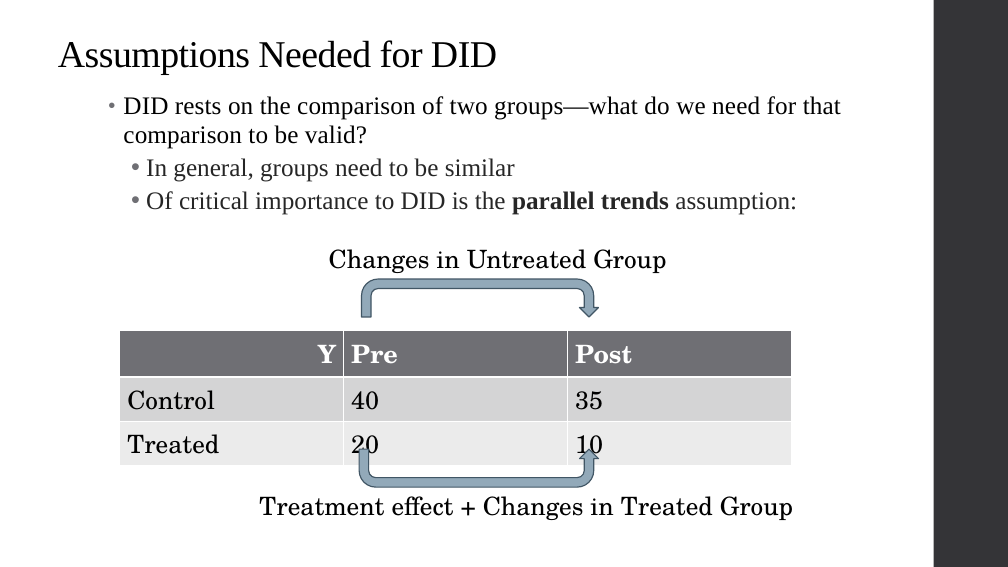
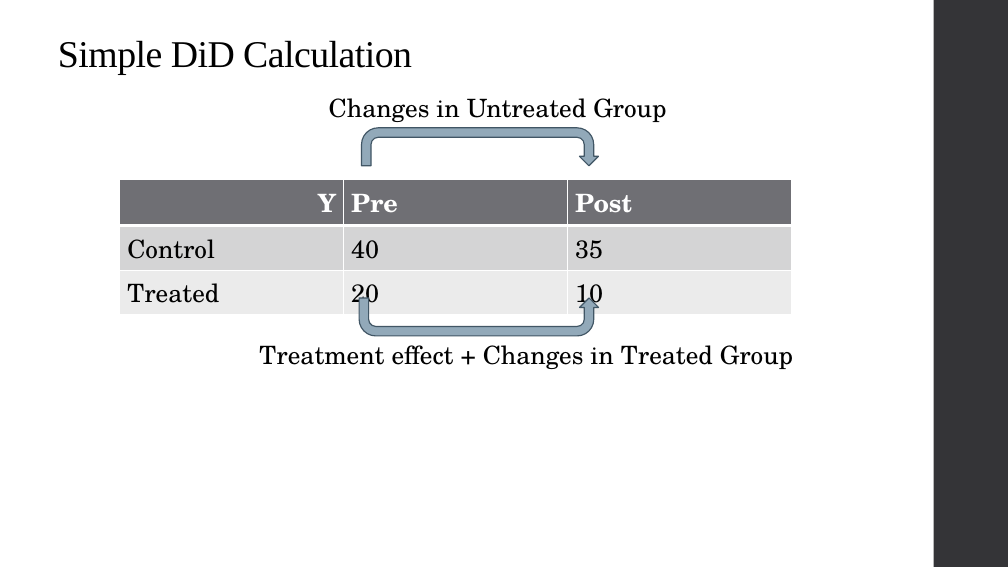
Before and after one commit to qiufei/fork-HAD5744, a slide deck: slide 28 of Lecture09_DifferenceinDifferences/Lecture9_DiD_2022F.pptx (slide 29 before the commit). Drawn at 1008x567 pixels with LibreOffice and Linux fonts; fonts in the diff are those of the drawing. Boxes give left, top, right and bottom in pixels: in the first picture for what was removed or moved away, otherwise in the second. Text is boxed around its words. In the diff, an @@ line names an element or a change of style, - is before the commit and + after.

```diff
--- a/Lecture09_DifferenceinDifferences/Lecture9_DiD_2022F.pptx
+++ b/Lecture09_DifferenceinDifferences/Lecture9_DiD_2022F.pptx
@@ title at (58, 40, 412, 75): text changed @@
-Assumptions Needed for DID
+Simple DiD Calculation
@@ text removed at (123, 96, 841, 215) @@
-• DID rests on the comparison of two groups—what do we need for that comparison to be valid?
-  • In general, groups need to be similar
-  • Of critical importance to DID is the parallel trends assumption:
@@ 2 texts, 2 uturn arrows, 1 table: place and size @@
-2 texts, 2 uturn arrows, 1 table at (119, 249, 793, 520)
+2 texts, 2 uturn arrows, 1 table at (119, 98, 793, 369)
```
Also in this commit, not shown: 5 other slides changed, 1 slide added, 1 slide removed, 2 other files.
